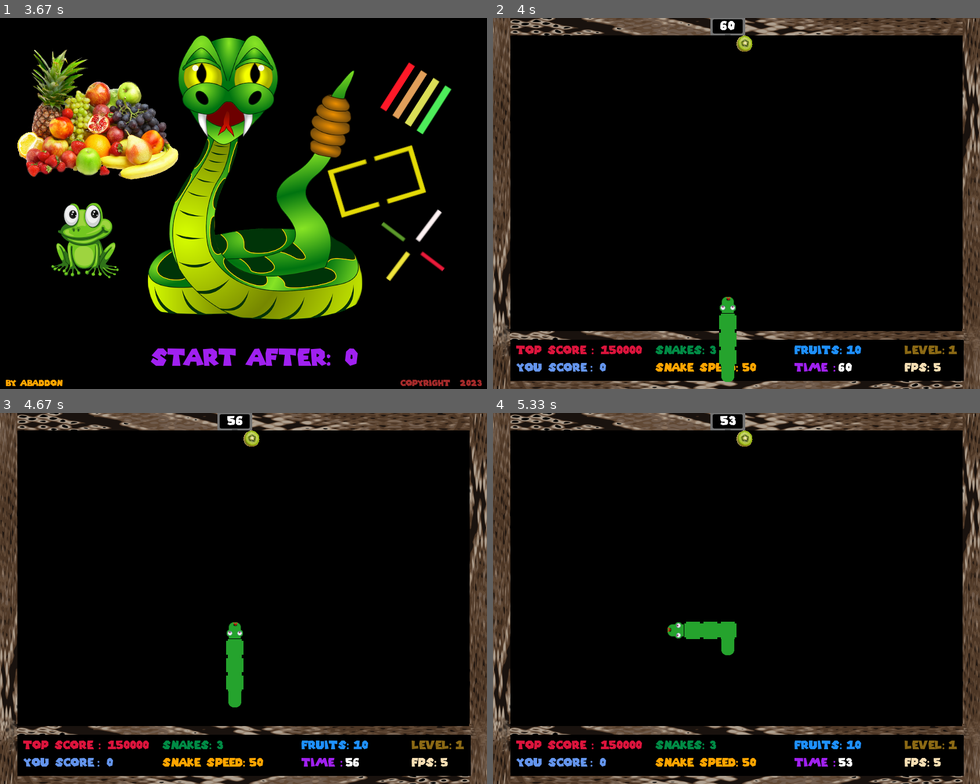
Above: before the commit, frames 1-4 (two rows, left to right).
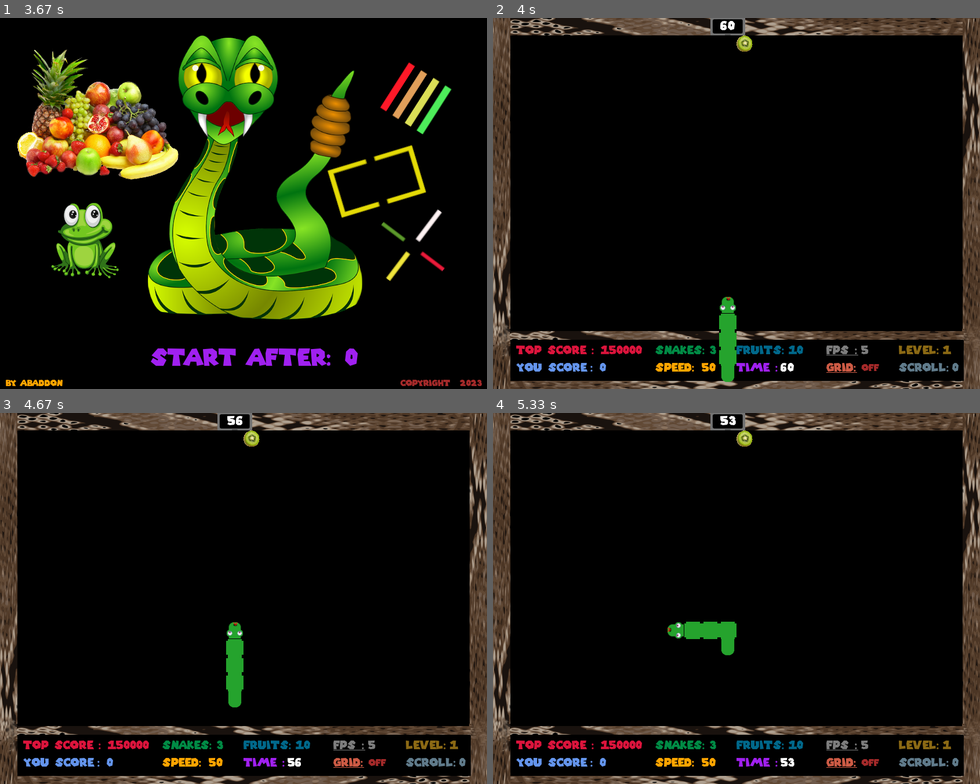
Above: after the commit, the same moments.

Repository: byAbaddon/PyGame-Greedy-Snake
Game: pygame game, started from main.py
The game is run twice, just before and just after one commit, with the same random seed, the same clock (stepped at 60 frames per second) and the same inputs.
Inputs:
- Up to frame 1 (3.67 s): tap Space at 0.33 s
- Up to frame 2 (4 s): tap G at 3.98 s
- Up to frame 3 (4.67 s): hold Left from 4.65 s (still down)
- Up to frame 4 (5.33 s): release Left at 5.2 s; hold Up from 5.23 s (still down)

Frame 1 is identical in both runs. In frame 2, 1.6% of the frame differs, in the area x 35-96%, y 88-96%; in frame 3, 1.6%; in frame 4, 1.6%.

Commit message:
add more labels in table

Diff:
--- a/main.py
+++ b/main.py
@@ -58,9 +58,7 @@
             snake.reset_all_data()
             [all_spite_groups_dict[group].empty() for group in all_spite_groups_dict]
             all_spite_groups_dict['snake'].add(snake)
-            if snake.level > 15:
-                snake.scrolling_game += 1
-                snake.level = 1
+            snake.level = 1
             all_spite_groups_dict['figure'].add(Figure(f'./src/assets/images/figures/level_{snake.level}.png'))
 
         if snake.is_back_to_game_state:
@@ -76,6 +74,9 @@
         if not self.is_bg_created:
             Sound.background_music(self)
             figure_group.empty()
+            if snake.level > 15:
+                snake.scrolling_game += 1
+                snake.level = 1
             figure_group.add(Figure(f'./src/assets/images/figures/level_{snake.level}.png'))
             new_fruit = Fruit(all_spite_groups_dict, snake)
             fruit_group.add(new_fruit)
@@ -100,8 +101,10 @@
         if check_key_pressed(pygame.K_g):
             if not self.is_grid_system:
                 self.is_grid_system = True
+                snake.is_grid_sys_activated = True
             else:
                 self.is_grid_system = False
+                snake.is_grid_sys_activated = False
 
         # # =================================================== UPDATE
         if self.is_grid_system:
--- a/src/classes/snake.py
+++ b/src/classes/snake.py
@@ -7,6 +7,7 @@
 effect = FallEffect()
 
 class Snake(pygame.sprite.Sprite, Sound):
+    is_grid_sys_activated = False
     statistics_dict = {}
     exit_pos = [S_W // 2 - BLOCK_SIZE, 0]
     start_time = pygame.time.get_ticks()
@@ -317,7 +318,7 @@
         self.counter_increase_body_parts = 6
         self.is_increase_body_snake = False
         self.directions_archive = []
-
+        self.is_grid_sys_activated = False
 
     def update(self):
         self.check_direction()
--- a/src/classes/table.py
+++ b/src/classes/table.py
@@ -32,27 +32,38 @@
         text_creator(f'{self.snake_data.lives}', 'springgreen4', 374, S_H - 65, 20, None, './src/fonts/mario.ttf')
 
         # # label snake_speed
-        text_creator('Snake Speed:', 'orange', 280, S_H - 35, 20, None, './src/fonts/mario.ttf')
-        text_creator(f'{self.snake_data.current_snake_speed}', 'orange', 430, S_H - 35, 20, None, './src/fonts/mario.ttf')
+        text_creator('Speed:', 'orange', 280, S_H - 35, 20, None, './src/fonts/mario.ttf')
+        text_creator(f'{self.snake_data.current_snake_speed}', 'orange', 360, S_H - 35, 20, None, './src/fonts/mario.ttf')
 
         # label fruits left
-        text_creator('Fruits:', 'dodgerblue', 520, S_H - 65, 20, None, './src/fonts/mario.ttf')
-        text_creator(f'{self.snake_data.fruits_counter}', 'dodgerblue', 610, S_H - 65, 20, None, './src/fonts/mario.ttf')
+        text_creator('Fruits:', 'deepskyblue4', 420, S_H - 65, 20, None, './src/fonts/mario.ttf')
+        text_creator(f'{self.snake_data.fruits_counter}', 'deepskyblue4', 510, S_H - 65, 20, None, './src/fonts/mario.ttf')
 
         # label time
-        text_creator('Time :', 'purple', 520, S_H - 35, 20, None, './src/fonts/mario.ttf')
+        text_creator('Time :', 'purple', 420, S_H - 35, 20, None, './src/fonts/mario.ttf')
         if self.snake_data.eat_timer > 20:
-            text_creator(f'{self.snake_data.eat_timer}', 'white', 596, S_H - 35, 20, None, './src/fonts/mario.ttf')
+            text_creator(f'{self.snake_data.eat_timer}', 'white', 496, S_H - 35, 20, None, './src/fonts/mario.ttf')
         else:
-            text_creator(f'{self.snake_data.eat_timer}', 'red', 596, S_H - 35, 20, None, './src/fonts/mario.ttf')
+            text_creator(f'{self.snake_data.eat_timer}', 'red', 496, S_H - 35, 20, None, './src/fonts/mario.ttf')
+
+        # label FPS
+        text_creator('FPS :', 'grey49', 575, S_H - 65, 20, None, './src/fonts/mario.ttf', True)
+        text_creator(f'{int(CLOCK.get_fps())}', 'grey49', 635, S_H - 65, 20, None, './src/fonts/mario.ttf')
+
+        # label Grid
+        text_creator('Grid:', 'coral3', 575, S_H - 35, 20, None, './src/fonts/mario.ttf', True)
+        if self.snake_data.is_grid_sys_activated:
+            text_creator('on', 'green', 635, S_H - 35, 16, None, './src/fonts/mario.ttf')
+        else:
+            text_creator('off', 'brown', 635, S_H - 35, 16, None, './src/fonts/mario.ttf')
 
         # label level
-        text_creator('Level:', 'goldenrod4', 710, S_H - 65, 20, None, './src/fonts/mario.ttf')
-        text_creator(f'{self.snake_data.level}', 'goldenrod4', 786, S_H - 65, 20, None, './src/fonts/mario.ttf')
+        text_creator('Level:', 'goldenrod4', 700, S_H - 65, 20, None, './src/fonts/mario.ttf')
+        text_creator(f'{self.snake_data.level}', 'goldenrod4', 776, S_H - 65, 20, None, './src/fonts/mario.ttf')
 
-        # label FPS
-        text_creator('FPS:', 'wheat', 710, S_H - 35, 20, None, './src/fonts/mario.ttf')
-        text_creator(f'{ int(CLOCK.get_fps())}', 'wheat', 760, S_H - 35, 20, None, './src/fonts/mario.ttf')
+        # label scroll
+        text_creator('Scroll:', 'lightskyblue4', 700, S_H - 35, 20, None, './src/fonts/mario.ttf')
+        text_creator(f'{self.snake_data.scrolling_game}', 'lightskyblue4', 792, S_H - 35, 20, None, './src/fonts/mario.ttf')
 
     # watch
     def draw_watch(self):
